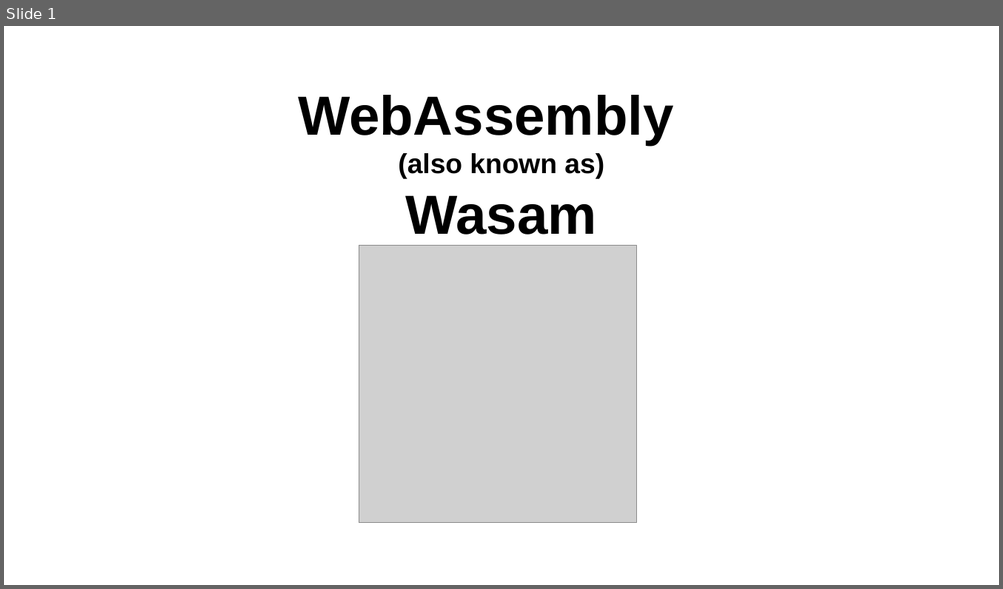
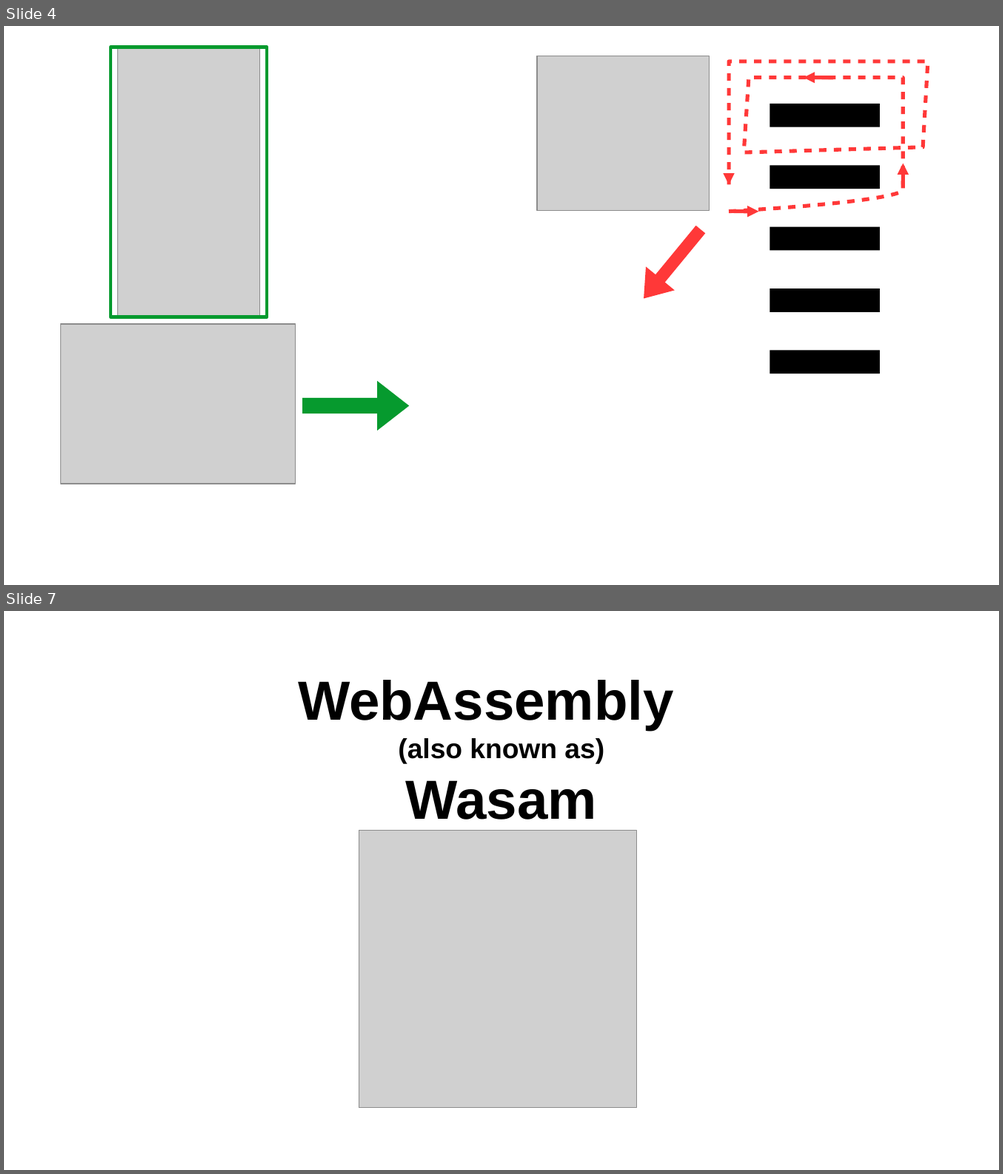
Before and after one commit to appijumbo/talks, a slide deck: WebAssembly Lightening Talk/webAssembly Talk v2.odp. Shown one above the other, each under a label of ours: slide 1 before the commit, slides 4 and 7 after it; the slides between them are not shown. The pictures are 1003x589 and 1003x1174 pixels, drawn with LibreOffice and Linux fonts; fonts in the diff are those of the drawing; grey boxes stand for pictures. Boxes give left, top, right and bottom in pixels: in the first picture for what was removed or moved away, otherwise in the second. Text is boxed around its words. In the diff, an @@ line names an element or a change of style, - is before the commit and + after.

```diff
--- a/WebAssembly Lightening Talk/webAssembly Talk v2.odp
+++ b/WebAssembly Lightening Talk/webAssembly Talk v2.odp
@@ slide 4 added at (x1=4, y1=26, x2=999, y2=585), background #FFFFFF @@
@@ rectangle added at (x1=111, y1=47, x2=267, y2=318), outline #069A2E 2.83 pt @@
@@ picture added at (x1=118, y1=47, x2=259, y2=318) @@
@@ picture added at (x1=538, y1=56, x2=710, y2=211) @@
@@ group added at (x1=728, y1=62, x2=928, y2=375): 5 rectangles, 3 arrows, 1 freeform shape @@
@@ left arrow added at (x1=629, y1=218, x2=715, y2=310), fill #FF3838 @@
@@ picture added at (x1=61, y1=325, x2=296, y2=485) @@
@@ left arrow added at (x1=303, y1=382, x2=410, y2=432), fill #069A2E @@
@@ what was slide 1 is now slide 7 @@
```
Also in this commit, not shown: 5 other slides added, 11 other files.
